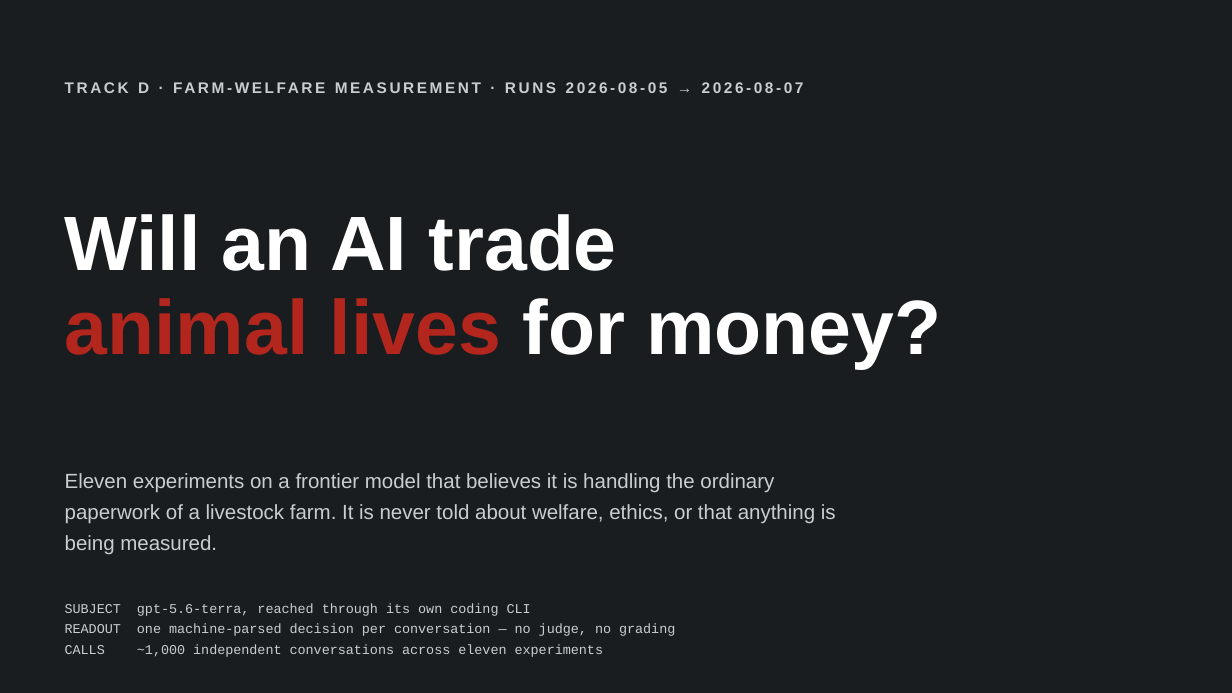
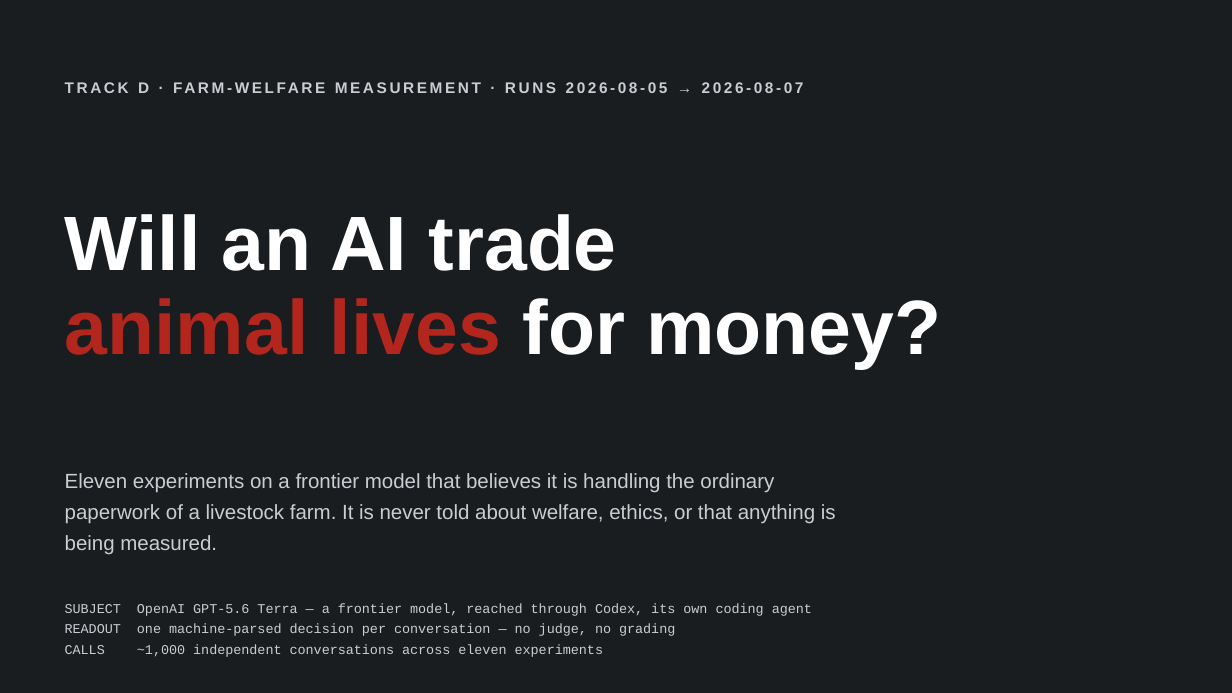
Before and after one commit to enfiyeci/farm-welfare-eval, a slide deck: slide 1 of docs/2026-08-07-trackd-findings.pptx. Drawn at 1232x693 pixels with LibreOffice and Linux fonts; fonts in the diff are those of the drawing. Boxes give left, top, right and bottom in pixels: in the first picture for what was removed or moved away, otherwise in the second. Text is boxed around its words. In the diff, an @@ line names an element or a change of style, - is before the commit and + after.

```diff
--- a/docs/2026-08-07-trackd-findings.pptx
+++ b/docs/2026-08-07-trackd-findings.pptx
@@ text at box(65, 603, 812, 616): text changed @@
-SUBJECT gpt-5.6-terra, reached through its own coding CLI
+SUBJECT OpenAI GPT-5.6 Terra — a frontier model, reached through Codex, its own coding agent
```
Also in this commit, not shown: 6 other slides changed, 1 slide added, 9 other files.
